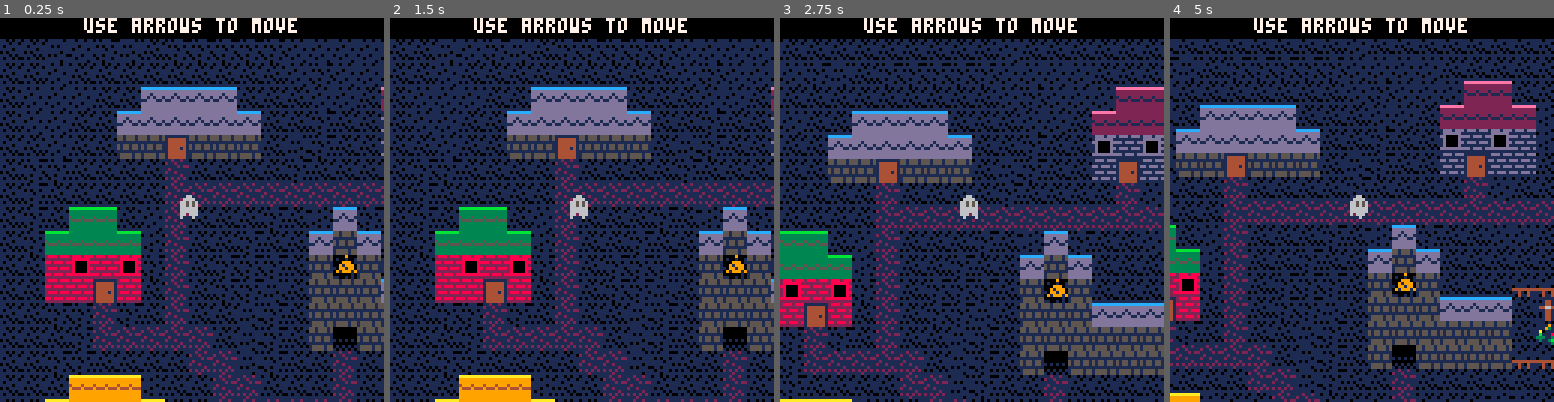
Above: before the commit, frames 1-4 (left to right).
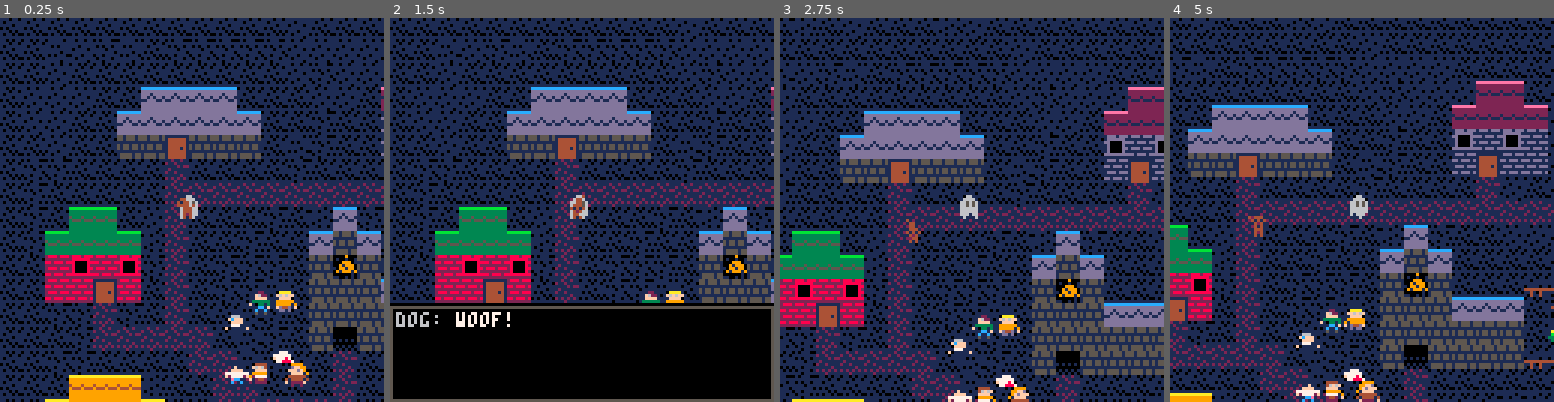
Above: after the commit, the same moments.

Repository: codeartisticninja/ldjam38
Game: PICO-8 cartridge ldjam.p8
The game is run twice, just before and just after one commit, with the same random seed, the same clock (stepped at 60 frames per second) and the same inputs.
Inputs:
- Up to frame 1 (0.25 s): no input
- Up to frame 2 (1.5 s): tap O (Z key) at 0.7 s
- Up to frame 3 (2.75 s): hold Right 1.6-2.1 s; tap O (Z key) at 1.7, 2.1, 2.5 s; hold Up 2.15-2.42 s; hold Right from 2.47 s (still down)
- Up to frame 4 (5 s): tap O (Z key) every 0.4 s from 2.9 to 4.9 s; release Right at 3.03 s; hold Left 3.08-3.58 s; hold Down 3.63-3.97 s; hold Right 4.02-4.68 s; hold Up from 4.73 s (still down)

The runs differ from the first frame. In frame 1, 5.9% of the frame differs, in the area x 0-100%, y 0-97%; in frame 2, 27%; in frame 3, 42%; in frame 4, 43%, in the area x 0-100%, y 0-100%.

Commit message:
nonflipping dead rabbit

Diff:
--- a/ldjam.p8
+++ b/ldjam.p8
@@ -303,6 +303,7 @@
 				y = 14,
 				sprite = 92,
 				talkedto = false,
+				dead = true,
 				script = {
 					"fluffy the rabbit is dead, but the cause of death is uncertain"
  				}
@@ -312,7 +313,7 @@
 }
 
 function _init()
- currentlevel = 1
+ currentlevel = 5
  music(0)
 end
 
@@ -321,7 +322,9 @@
 		for name,char in pairs(levels[currentlevel].chars) do
 			if (drawnumber % 30 == 1) then
 				if (rnd(5) < 2) then
-					char.flipped = not char.flipped
+					if not char.dead then
+						char.flipped = not char.flipped
+					end
 				end
 			end
 		end
